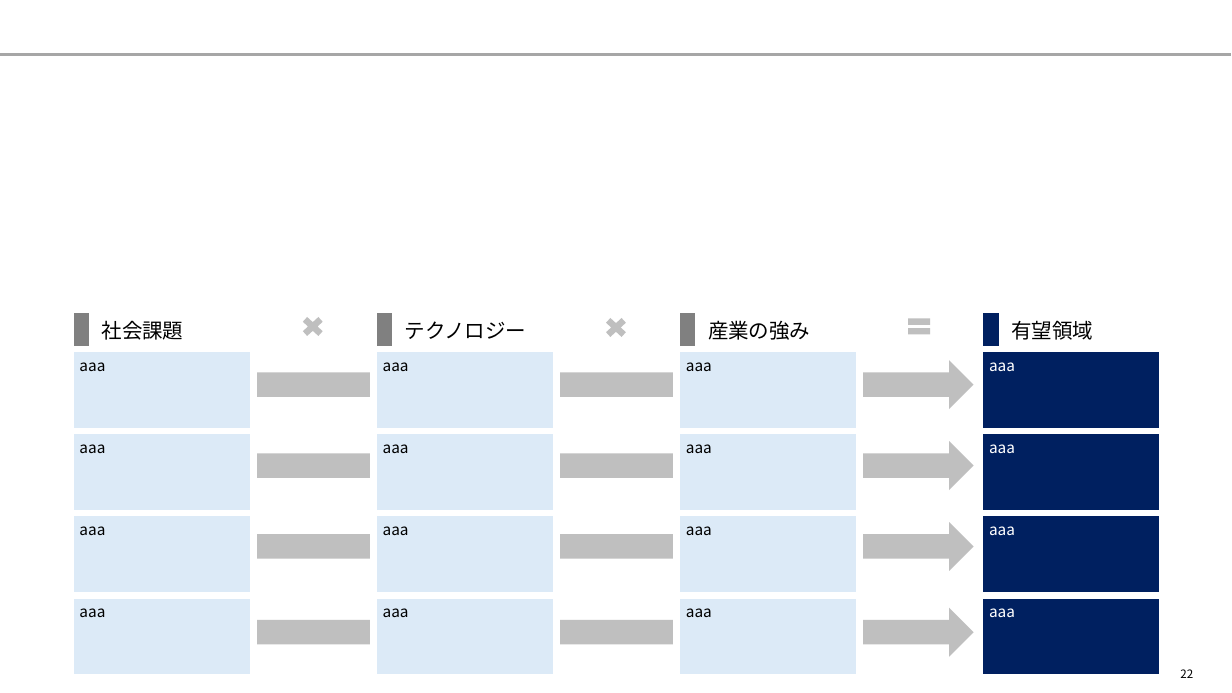
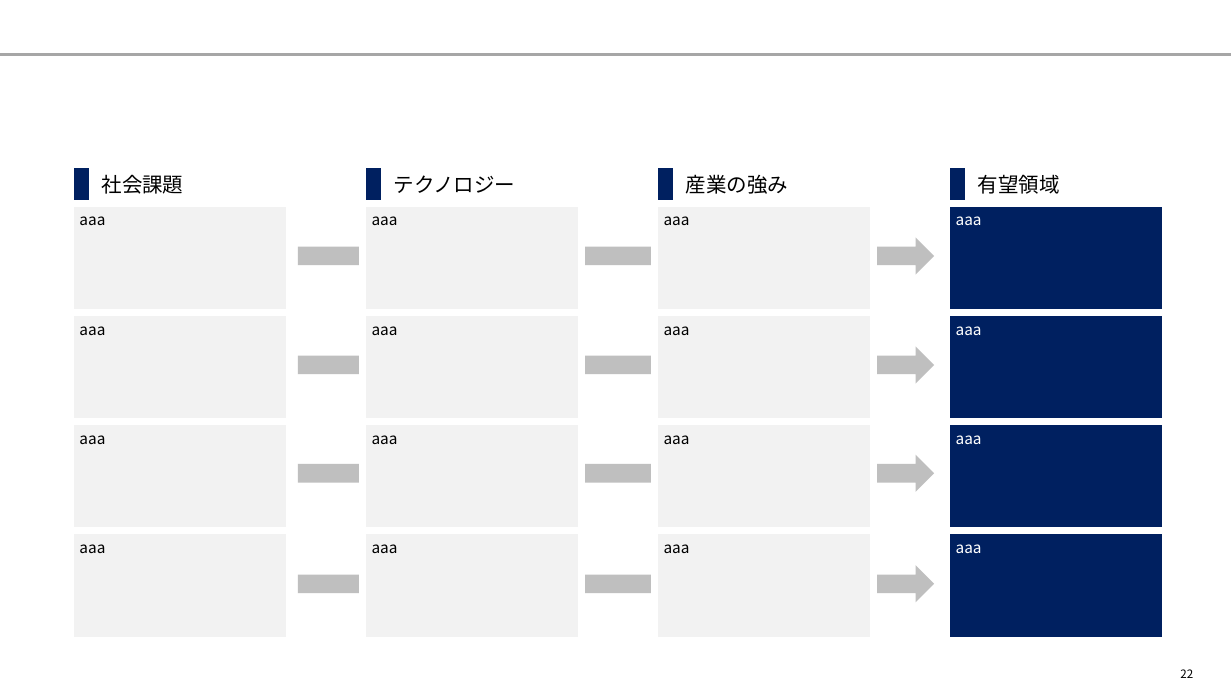
Before and after one commit to yuzucha16/dotfiles, a slide deck: slide 22 of office/Blank.potx. Drawn at 1232x693 pixels with LibreOffice and Linux fonts; fonts in the diff are those of the drawing. Boxes give left, top, right and bottom in pixels: in the first picture for what was removed or moved away, otherwise in the second. Text is boxed around its words. In the diff, an @@ line names an element or a change of style, - is before the commit and + after.

```diff
--- a/office/Blank.potx
+++ b/office/Blank.potx
@@ table added at <box>70,165,1162,638</box>, 5 rows, 11 columns @@
+ | 社会課題 |  |  | テクノロジー |  |  | 産業の強み |  |  | 有望領域
+aaa |  |  | aaa |  |  | aaa |  |  | aaa | 
+aaa |  |  | aaa |  |  | aaa |  |  | aaa | 
+aaa |  |  | aaa |  |  | aaa |  |  | aaa | 
+aaa |  |  | aaa |  |  | aaa |  |  | aaa | 
@@ right arrow: place and size @@
-right arrow at <box>226,608,973,657</box>
+right arrow at <box>298,238,934,274</box>
@@ table removed at <box>70,311,252,673</box>, 5 rows, 2 columns @@
- | 社会課題
-aaa | 
-aaa | 
-aaa | 
-aaa | 
@@ cross removed at <box>298,313,327,341</box> @@
@@ table removed at <box>373,311,555,673</box>, 5 rows, 2 columns @@
- | テクノロジー
-aaa | 
-aaa | 
-aaa | 
-aaa | 
@@ cross removed at <box>601,314,630,342</box> @@
@@ table removed at <box>677,311,859,673</box>, 5 rows, 2 columns @@
- | 産業の強み
-aaa | 
-aaa | 
-aaa | 
-aaa | 
@@ math equal removed at <box>905,313,934,341</box> @@
@@ table removed at <box>980,311,1162,673</box>, 5 rows, 2 columns @@
- | 有望領域
-aaa | 
-aaa | 
-aaa | 
-aaa | 
@@ right arrow: place and size @@
-right arrow at <box>226,360,973,409</box>
+right arrow at <box>298,347,934,384</box>
@@ right arrow: place and size @@
-right arrow at <box>226,441,973,490</box>
+right arrow at <box>298,455,934,492</box>
@@ right arrow: place and size @@
-right arrow at <box>226,522,973,571</box>
+right arrow at <box>298,566,934,603</box>
```
Also in this commit, not shown: 27 other slides changed, 2 slides added, 5 slides removed.
